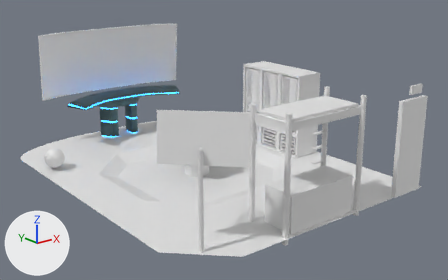
Renders of the Blender file Assets/BlenderFiles/new_cockpit.blend from each side of a commit.
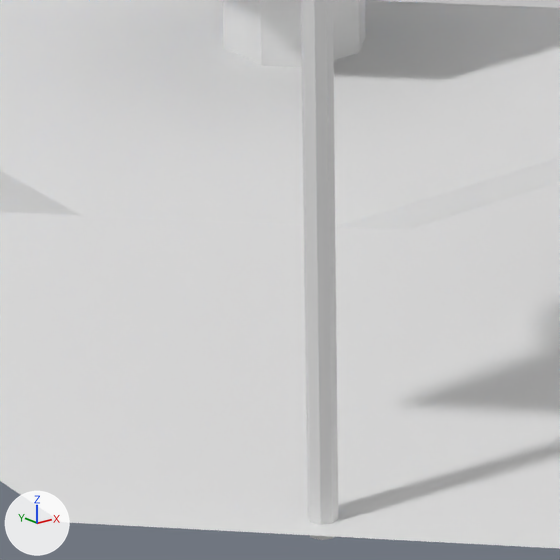
The first picture shows the older version from a 50 mm lens placed at (-7.99, -10.99, 4.89), pointed at (0.37, -0.55, 0.71). The close-ups show both versions on the part from 33% to 54% of the width and 59% to 92% of the height of that picture; other places that the commit changed are outside them. Lighting does not change. The marker at lower left points along +X, +Y and +Z.

Names of what the first close-up shows: 'BasketballBoard', 'Floor', 'Table'.
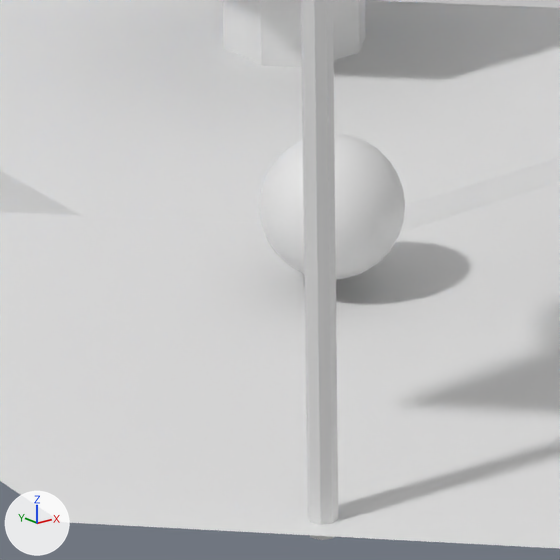
Where the newer file only moved an object's origin or applied its transform, the numbers keep the older frame.

Pixel boxes [x1, y1, x2, y2] of what changed, in the close-ups (560 x 560 px):
'Basketball', moved (not visible before)
    after: [259, 133, 405, 279]

The change, as a diff of the scene's bpy script:
```diff
--- a/Assets/BlenderFiles/new_cockpit.blend.py
+++ b/Assets/BlenderFiles/new_cockpit.blend.py
@@ ob_basketball @@
 ob_basketball = bpy.data.objects.new('Basketball', me_sphere)
-ob_basketball.location = (-1.162, 4.105, 0.0)
+ob_basketball.location = (0.0, 0.0, 0.0)
```
